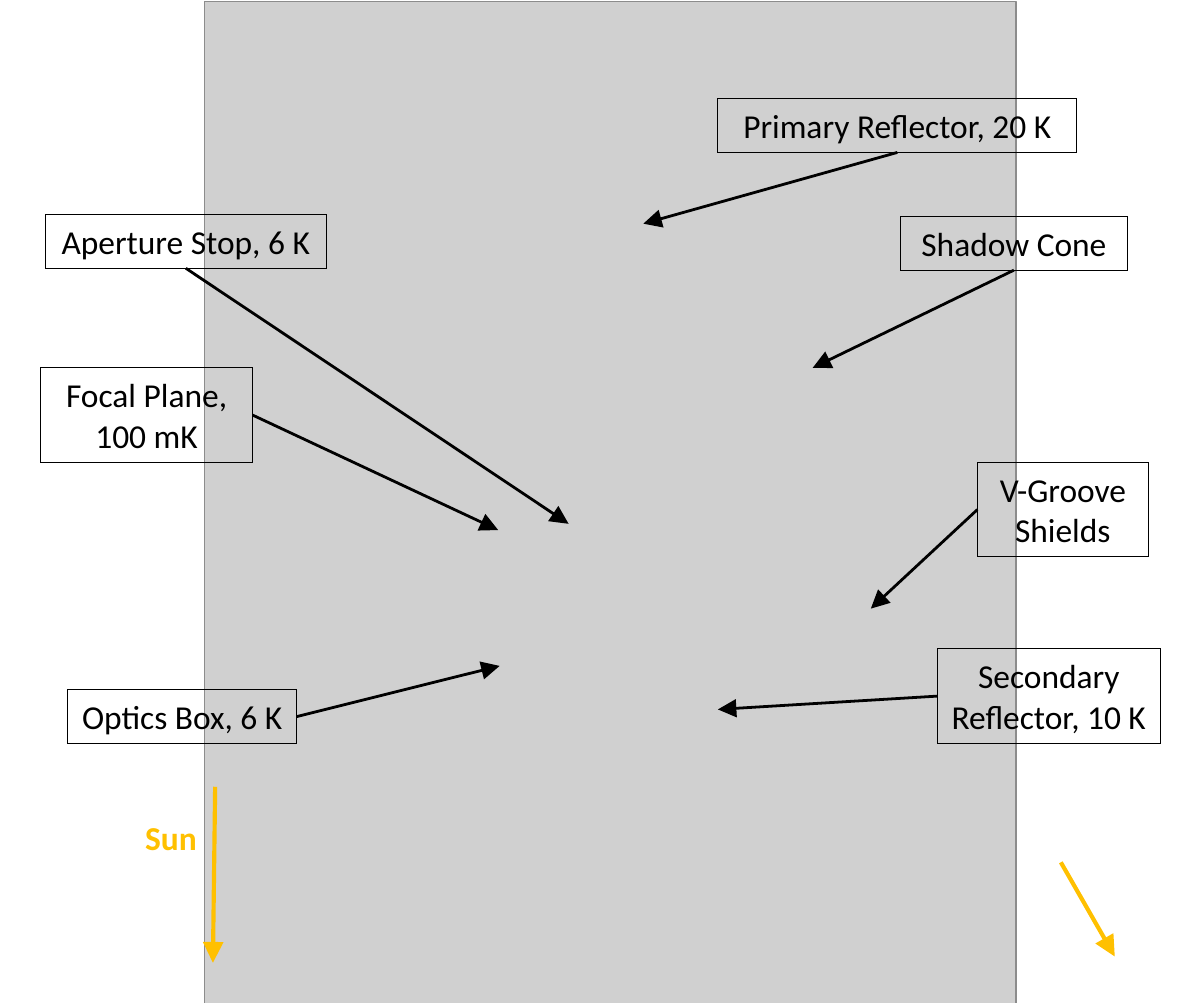
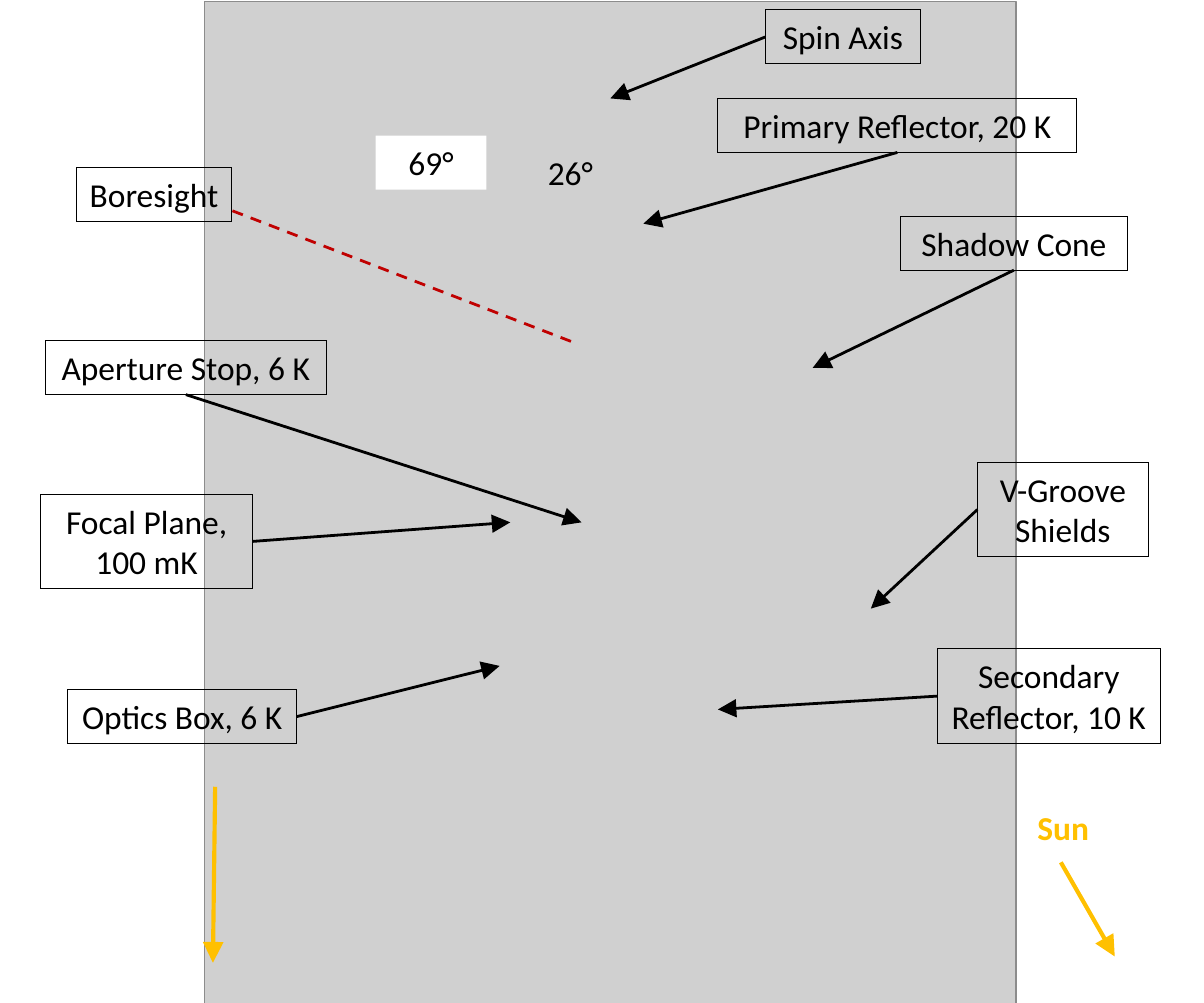
Before and after one commit to CMB-Probe/SPIE_optics_paper, a slide deck: slide 2 of editing_images/PICO_CAD_annotated.pptx. Drawn at 1204x1003 pixels with LibreOffice and Linux fonts; fonts in the diff are those of the drawing; grey boxes stand for pictures. Boxes give left, top, right and bottom in pixels: in the first picture for what was removed or moved away, otherwise in the second. Text is boxed around its words. In the diff, an @@ line names an element or a change of style, - is before the commit and + after.

```diff
--- a/editing_images/PICO_CAD_annotated.pptx
+++ b/editing_images/PICO_CAD_annotated.pptx
@@ rectangle added at <box>765,9,920,63</box>, outline #000000 0.75 pt, 18 pt, text #000000 @@
+Spin Axis
@@ arrow added from (765, 37) to (610, 99), #000000 1.5 pt @@
@@ rectangle added at <box>376,135,487,189</box>, fill #FFFFFF, 18 pt, text #000000 @@
+69°
@@ rectangle added at <box>76,169,231,222</box>, outline #000000 0.75 pt, 18 pt, text #000000 @@
+Boresight
@@ text added at <box>548,162,593,185</box>, 18 pt, text #000000 @@
+26°
@@ line added from (571, 341) to (230, 210), #C00000 1.5 pt dashed @@
@@ rectangle "Aperture Stop, 6 K": place and size @@
-rectangle "Aperture Stop, 6 K" at <box>45,214,326,268</box>
+rectangle "Aperture Stop, 6 K" at <box>45,341,326,395</box>
@@ arrow moved from (186, 269) - (569, 524) to (186, 395) - (582, 523) @@
@@ rectangle "Focal Plane, 100 mK": place and size @@
-rectangle "Focal Plane, 100 mK" at <box>40,368,252,463</box>
+rectangle "Focal Plane, 100 mK" at <box>40,495,252,590</box>
@@ arrow moved from (253, 415) - (498, 530) to (253, 542) - (510, 523) @@
@@ text "Sun": place and size @@
-text "Sun" at <box>145,828,197,851</box>
+text "Sun" at <box>1037,818,1089,841</box>
```
Also in this commit, not shown: 2 other files.
